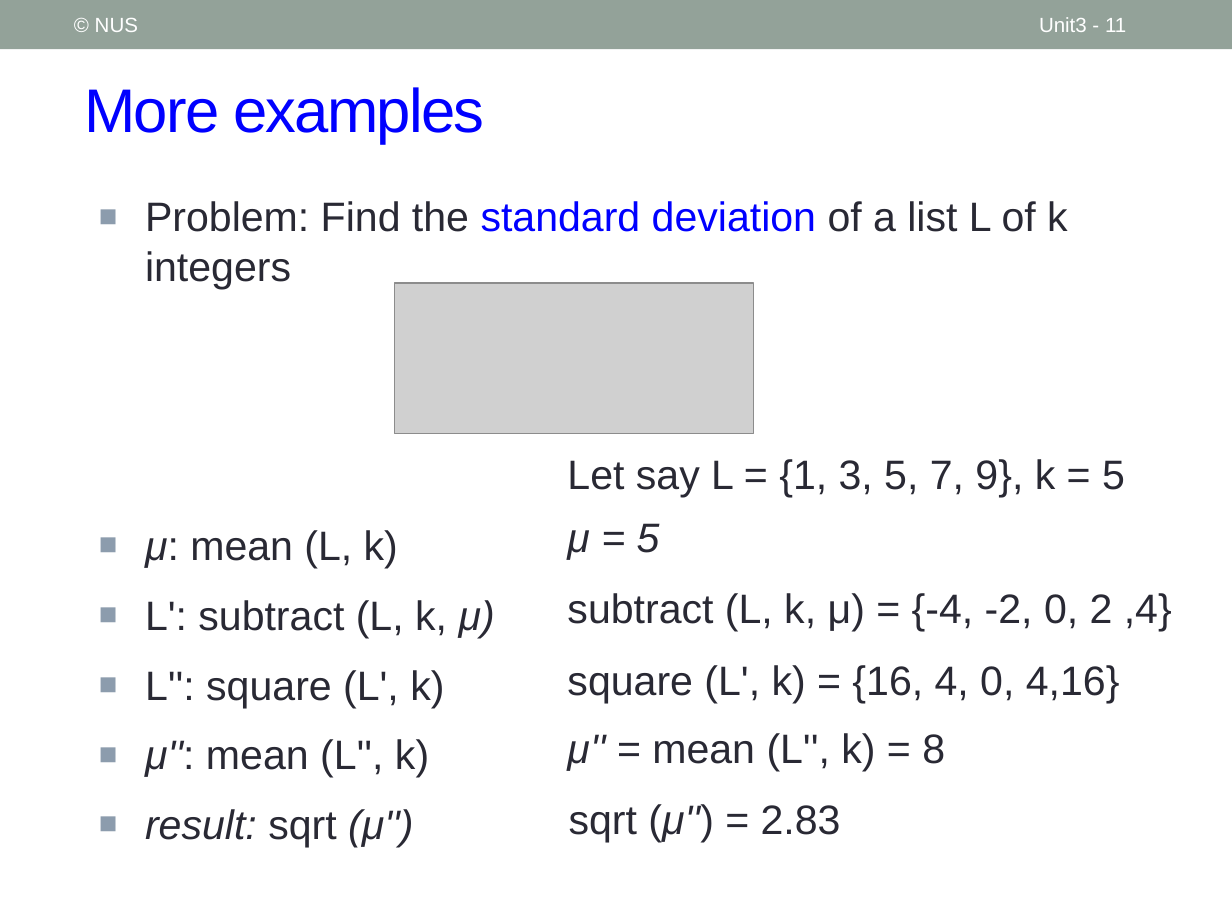
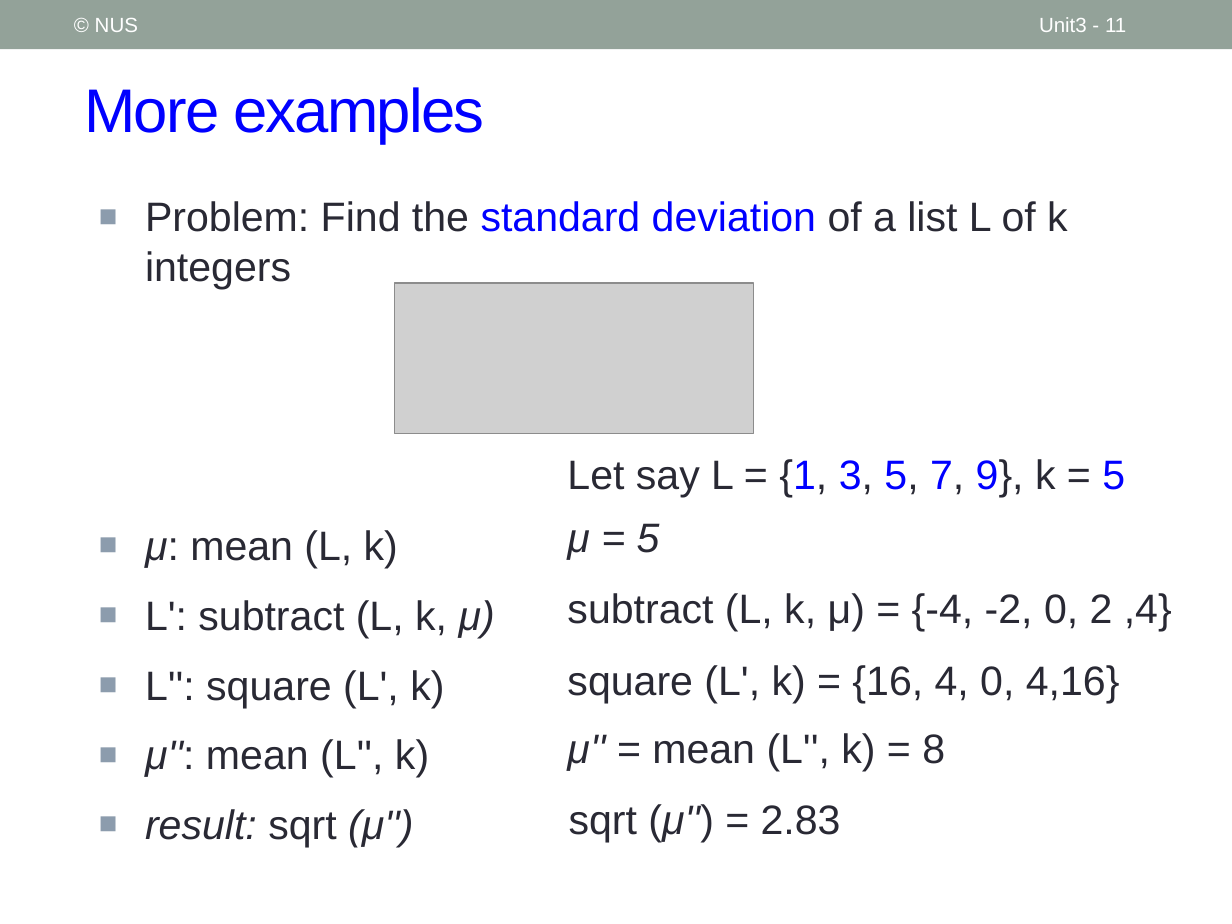
Before and after one commit to nus-cs1010-2021-s2/website, a slide deck: slide 11 of slides/Unit3_Functions.pptx. Drawn at 1232x924 pixels with LibreOffice and Linux fonts; fonts in the diff are those of the drawing; grey boxes stand for pictures. Boxes give left, top, right and bottom in pixels: in the first picture for what was removed or moved away, otherwise in the second. Text is boxed around its words. In the diff, an @@ line names an element or a change of style, - is before the commit and + after.

```diff
--- a/slides/Unit3_Functions.pptx
+++ b/slides/Unit3_Functions.pptx
@@ text "Let say L = {1, ..." at box(567, 459, 1125, 498): text colour #292934 to #0000FF in "{1, 3, 5, 7, 9}, 5" @@
```
Also in this commit, not shown: 3 other slides changed, 3 slides added, 6 other files.
